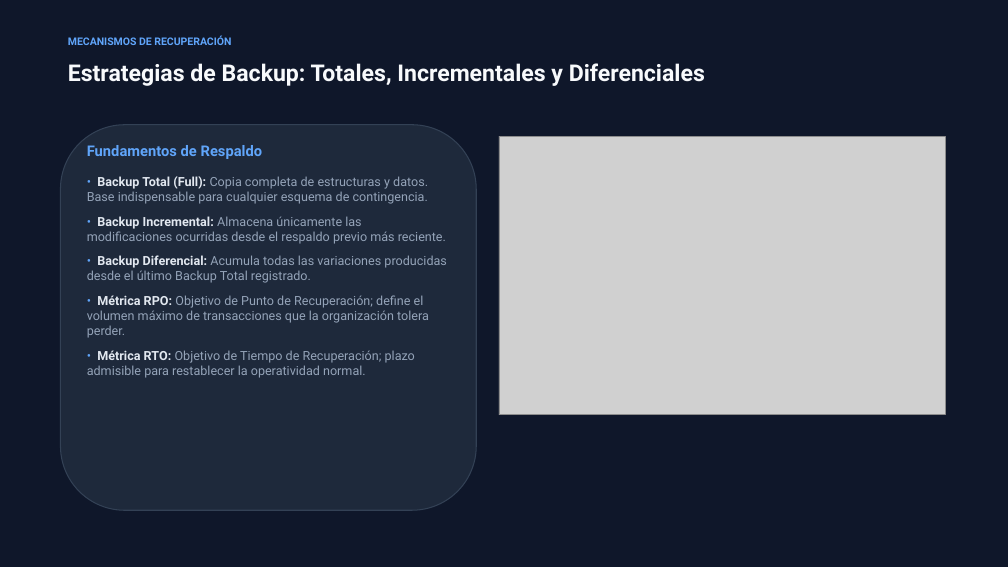
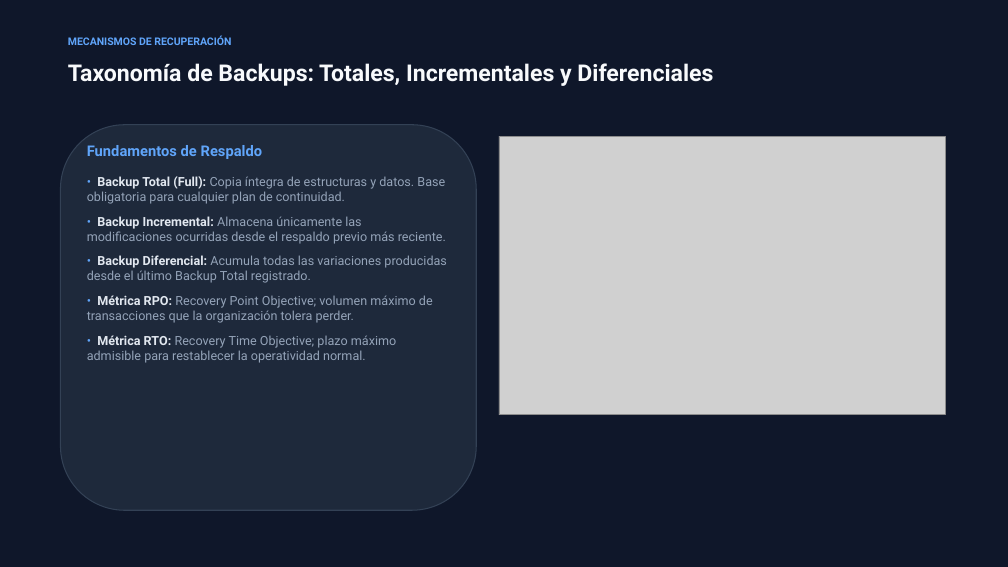
Before and after one commit to EmilyCayambe/Openmetadata, a slide deck: slide 4 of presentacion/Presentacion_Telemetria_Optimizacion.pptx. Drawn at 1008x567 pixels with LibreOffice and Linux fonts; fonts in the diff are those of the drawing; grey boxes stand for pictures. Boxes give left, top, right and bottom in pixels: in the first picture for what was removed or moved away, otherwise in the second. Text is boxed around its words. In the diff, an @@ line names an element or a change of style, - is before the commit and + after.

```diff
--- a/presentacion/Presentacion_Telemetria_Optimizacion.pptx
+++ b/presentacion/Presentacion_Telemetria_Optimizacion.pptx
@@ text at [68, 63, 713, 86]: text changed @@
-Estrategias de Backup: Totales, Incrementales y Diferenciales
+Taxonomía de Backups: Totales, Incrementales y Diferenciales
@@ text at [87, 176, 445, 204]: text changed @@
-• Backup Total (Full): Copia completa de estructuras y datos. Base indispensable para cualquier esquema de contingencia.
+• Backup Total (Full): Copia íntegra de estructuras y datos. Base obligatoria para cualquier plan de continuidad.
@@ text at [87, 295, 433, 363]: text changed @@
-• Métrica RPO: Objetivo de Punto de Recuperación; define el volumen máximo de transacciones que la organización tolera perder.
-• Métrica RTO: Objetivo de Tiempo de Recuperación; plazo admisible para restablecer la operatividad normal.
+• Métrica RPO: Recovery Point Objective; volumen máximo de transacciones que la organización tolera perder.
+• Métrica RTO: Recovery Time Objective; plazo máximo admisible para restablecer la operatividad normal.
```
Also in this commit, not shown: 1 other slide changed, 3 slides added, 1 other file.
